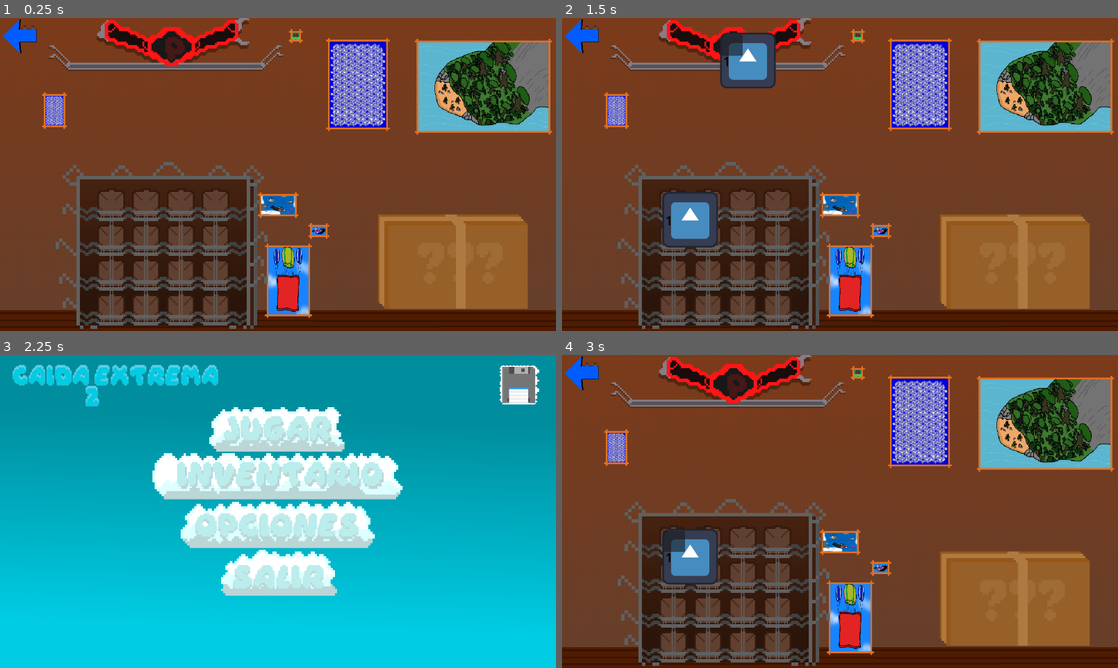
Above: before the commit, frames 1-4 (two rows, left to right).
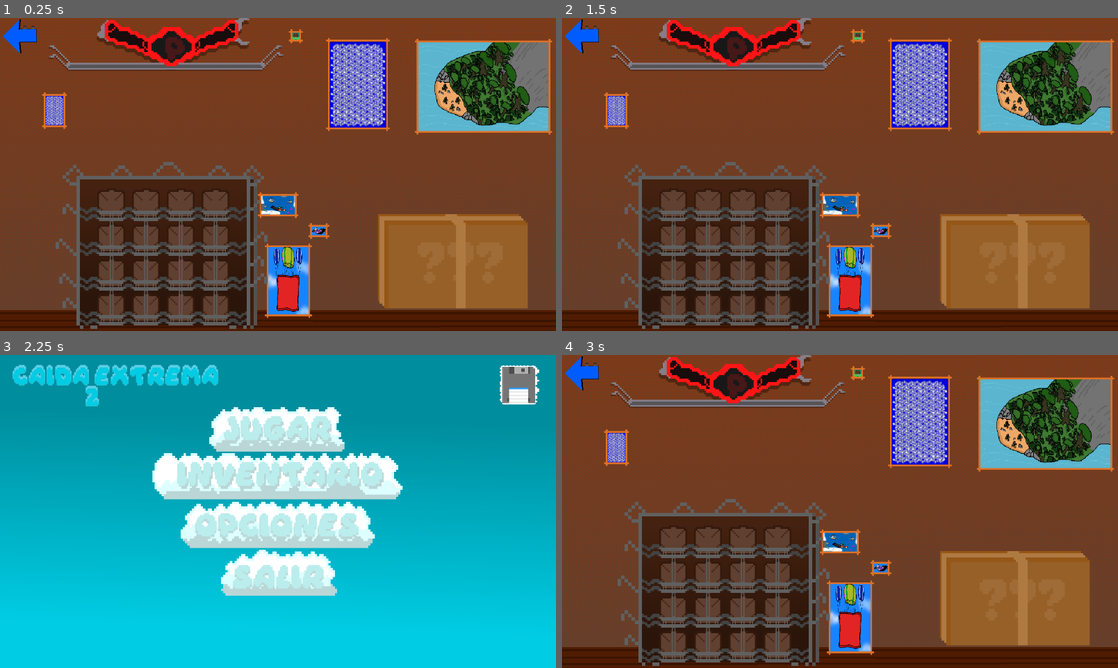
Above: after the commit, the same moments.

Repository: kevinMG01/CaidaExtrema_Version_2.1
Game: Godot game, scene res://escenas/menus/inventario/Inventario.tscn
Same seed, same stepped clock (60 frames per second), same inputs: the game is played once before the commit and once after it. The project has no main scene, so this scene is started directly. The engine's default icon, where the game draws it, is replaced by a stand-in: a white triangle on a blue panel in a dark square.
Inputs (mouse positions are in pixels of both pictures, inside the frame that each line leads up to):
- Up to frame 1 (0.25 s): no input
- Up to frame 2 (1.5 s): click (1017, 262) at 0.5 s; click (673, 205) at 1.27 s
- Up to frame 3 (2.25 s): click (16, 373) at 2 s
- Up to frame 4 (3 s): click (840, 477) at 2.75 s

The runs differ from the first frame. In frame 1, 0.2% of the frame differs, in the area x 68-95%, y 62-93%; in frame 2, 3.6%, in the area x 18-95%, y 4-93%; in frame 3, nothing differs; in frame 4, 1.9%.

Commit message:
simetría de ítems al instanciar, y creación de nuevas habilidades

Diff:
--- a/caidaextremas_version_2.1/escenas/menus/inventario/Inventario.tscn
+++ b/caidaextremas_version_2.1/escenas/menus/inventario/Inventario.tscn
@@ -138,13 +138,15 @@
 
 [node name="MarginContainer" type="MarginContainer" parent="VBoxContainer/HBoxContainer"]
 layout_mode = 2
-theme_override_constants/margin_right = 227
-theme_override_constants/margin_bottom = 320
+theme_override_constants/margin_right = 220
+theme_override_constants/margin_bottom = 323
 
 [node name="GridContainer" type="GridContainer" parent="VBoxContainer/HBoxContainer"]
 unique_name_in_owner = true
 layout_mode = 2
 size_flags_horizontal = 3
+theme_override_constants/h_separation = 16
+theme_override_constants/v_separation = 16
 columns = 4
 
 [node name="Caja" type="TextureButton" parent="VBoxContainer/HBoxContainer"]
--- a/caidaextremas_version_2.1/escenas/menus/inventario/Items/inventory_item_ui.tscn
+++ b/caidaextremas_version_2.1/escenas/menus/inventario/Items/inventory_item_ui.tscn
@@ -17,6 +17,19 @@
 [sub_resource type="StyleBoxEmpty" id="StyleBoxEmpty_my6ex"]
 
 [sub_resource type="StyleBoxEmpty" id="StyleBoxEmpty_sx5q5"]
+
+[sub_resource type="StyleBoxFlat" id="StyleBoxFlat_q3jpq"]
+bg_color = Color(0.666667, 0.552941, 0.2, 0)
+border_width_left = 5
+border_width_top = 5
+border_width_right = 5
+border_width_bottom = 4
+border_color = Color(0.712761, 0.562617, 0.307311, 1)
+border_blend = true
+corner_radius_top_left = 35
+corner_radius_top_right = 35
+corner_radius_bottom_right = 35
+corner_radius_bottom_left = 35
 
 [sub_resource type="StyleBoxEmpty" id="StyleBoxEmpty_0djwl"]
 
@@ -37,10 +50,10 @@
 
 [node name="Button" type="Button" parent="."]
 layout_mode = 0
-offset_left = 3.0
-offset_top = 5.0
-offset_right = 52.0
-offset_bottom = 53.0
+offset_left = 6.0
+offset_top = 7.0
+offset_right = 58.0
+offset_bottom = 58.0
 theme_override_styles/focus = SubResource("StyleBoxEmpty_q3jpq")
 theme_override_styles/disabled_mirrored = SubResource("StyleBoxEmpty_q2byx")
 theme_override_styles/disabled = SubResource("StyleBoxEmpty_xw3a7")
@@ -49,6 +62,7 @@
 theme_override_styles/hover_mirrored = SubResource("StyleBoxEmpty_ao2fh")
 theme_override_styles/hover = SubResource("StyleBoxEmpty_my6ex")
 theme_override_styles/pressed_mirrored = SubResource("StyleBoxEmpty_sx5q5")
-theme_override_styles/pressed = SubResource("StyleBoxEmpty_0djwl")
+theme_override_styles/pressed = SubResource("StyleBoxFlat_q3jpq")
+theme_override_styles/normal = SubResource("StyleBoxEmpty_0djwl")
 
 [connection signal="button_down" from="Button" to="." method="_on_button_button_down"]
--- a/caidaextremas_version_2.1/escenas/menus/inventario/inventario.gd
+++ b/caidaextremas_version_2.1/escenas/menus/inventario/inventario.gd
@@ -7,8 +7,10 @@
 @onready var grid_container: GridContainer = %GridContainer
 
 var texturas = [
-	preload("res://icon.svg"),
-	preload("res://assets/sprites/player/AIRE/paracaida_equipada/conparacaidasIdel.png")
+	preload("res://assets/menus/inventario/Icono_habilidades/Icono de habilidad_congelar.png"),#CONLELAR
+	preload("res://assets/menus/inventario/Icono_habilidades/Icono de habilidad_intangibilidad.png"),#INTANGIBLE
+	preload("res://assets/menus/inventario/Icono_habilidades/Icono de habilidad_invisible.png"),#invisible
+	preload("res://assets/menus/inventario/Icono_habilidades/Icono de habilidad_relentizar.png")# relentizar
 ]
 
 func _ready():
@@ -36,9 +38,11 @@
 			existing_node.set_quantity(nueva_cantidad)
 
 var probabilidades = {
-	"cajaVacia": 20,
-	"intangible": 40,
-	"congelar": 40
+	"cajaVacia": 10,
+	"intangible": 25,
+	"congelar": 25,
+	"invisible": 15,
+	"relentizar": 25
 }
 
 func abrirCaja():
@@ -60,6 +64,10 @@
 			inventory_item.initialize(texturas[0], 1)
 		"intangible":
 			inventory_item.initialize(texturas[1], 1)
+		"invisible":
+			inventory_item.initialize(texturas[2], 1)
+		"relentizar":
+			inventory_item.initialize(texturas[3], 1)
 		_:
 			return
 	item_seleccionado.add_child(inventory_item)
@@ -74,6 +82,10 @@
 			add_item(resultado, texturas[0], 1)
 		"intangible":
 			add_item(resultado, texturas[1], 1)
+		"invisible":
+			add_item(resultado, texturas[2], 1)
+		"relentizar":
+			add_item(resultado, texturas[3], 1)
 		"cajaVacia":
 			print("¡Caja vacía!")
 	GlobalVar.CAJAS_RECOLECTADAS -= 1
--- a/caidaextremas_version_2.1/global_var/global_var.gd
+++ b/caidaextremas_version_2.1/global_var/global_var.gd
@@ -3,7 +3,7 @@
 
 
 #interfas de inventario
-var CAJAS_RECOLECTADAS:int = 10
+var CAJAS_RECOLECTADAS:int = 0
 var ITEM_ELEGIDO: String = ""
 var inventario_guardado: Array = []
 
Not shown: 1 places in caidaextremas_version_2.1/escenas/menus/inventario/Items/inventory_item_ui.tscn that only renumber resources
